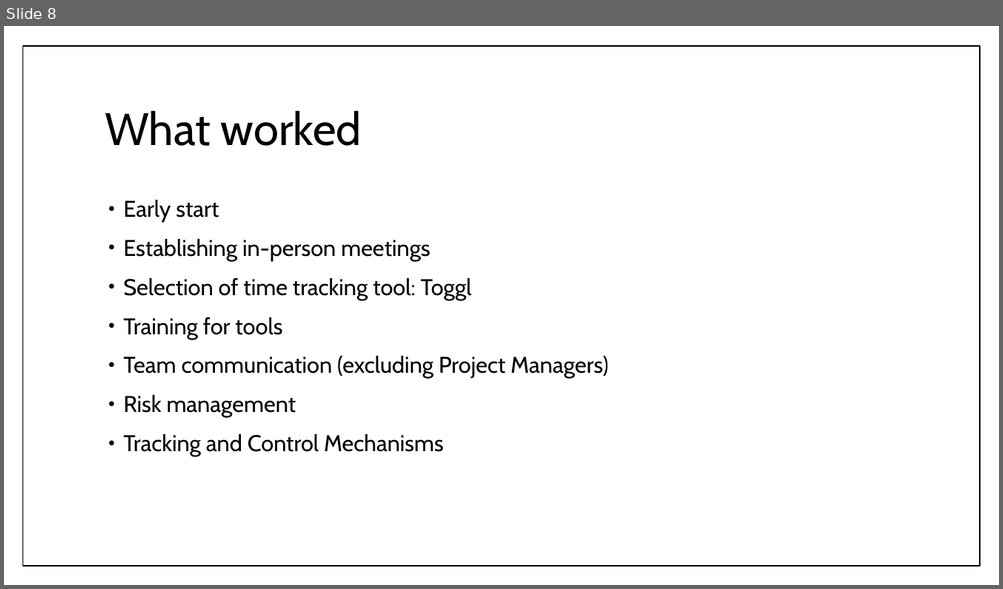
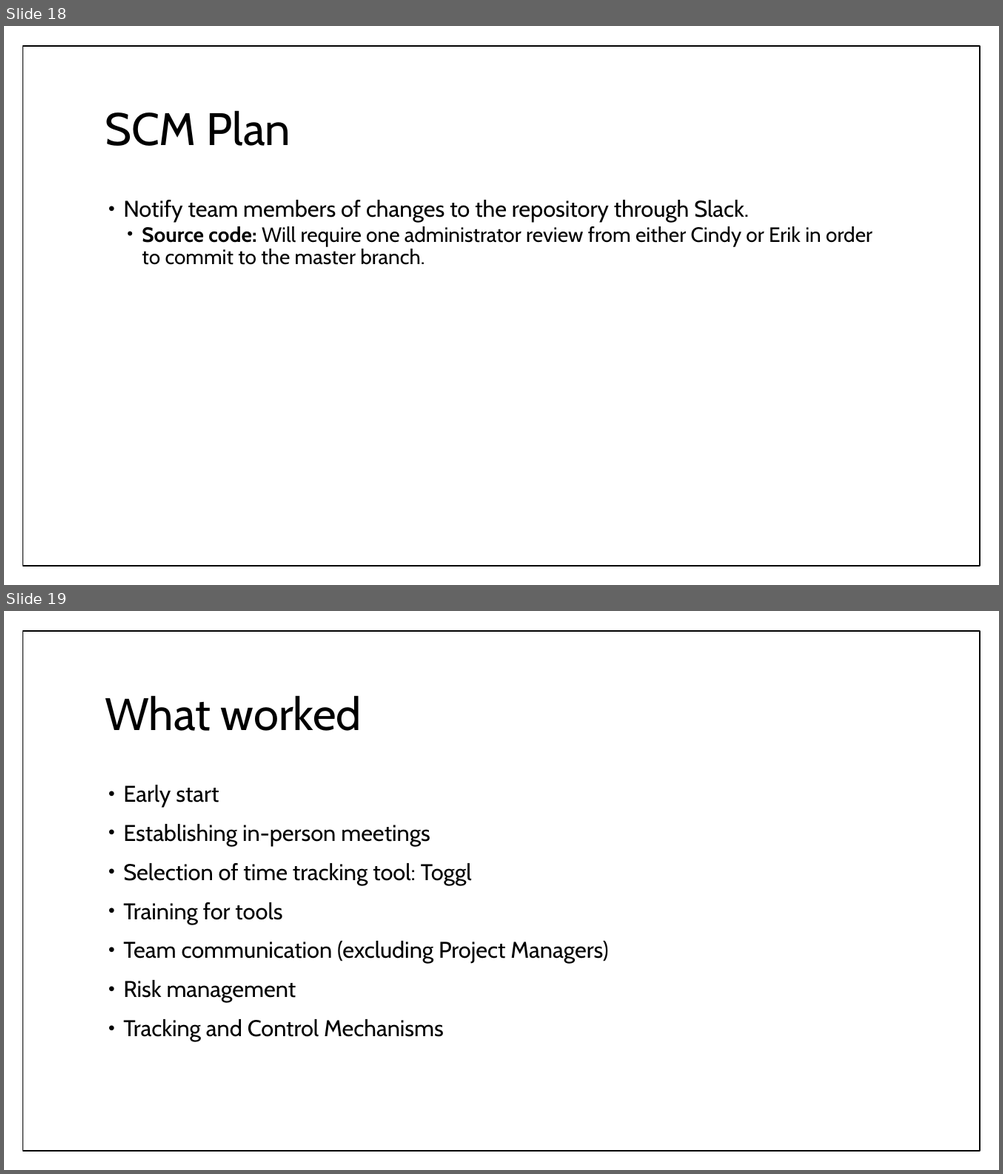
Before and after one commit to umdfeynman/umdfeynman, a slide deck: Work_In_Progress/CS/SPMP_Presentation.pptx. Shown one above the other, each under a label of ours: slide 8 before the commit, slides 18 and 19 after it. The pictures are 1003x589 and 1003x1174 pixels, drawn with LibreOffice and Linux fonts; fonts in the diff are those of the drawing. Boxes give left, top, right and bottom in pixels: in the first picture for what was removed or moved away, otherwise in the second. Text is boxed around its words. In the diff, an @@ line names an element or a change of style, - is before the commit and + after.

```diff
--- a/Work_In_Progress/CS/SPMP_Presentation.pptx
+++ b/Work_In_Progress/CS/SPMP_Presentation.pptx
@@ slide 18 added at [4,26,999,585], background #FFFFFF; not listed: 1 template element that a slide beside it also shows @@
@@ title added at [105,110,291,146], 44 pt, text #000000 @@
+SCM Plan
@@ text added at [123,200,872,265], 20 pt, text #000000 @@
+• Notify team members of changes to the repository through Slack.
+  • Source code: Will require one administrator review from either Cindy or Erik in order to commit to the master branch.
@@ what was slide 8 is now slide 19 @@
```
Also in this commit, not shown: 10 slides changed, 6 other slides added, 1 slide removed.
